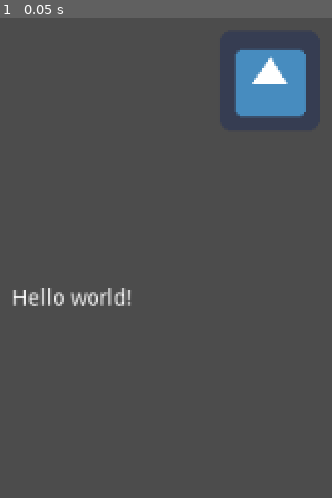
Above: before the commit, frame 1.
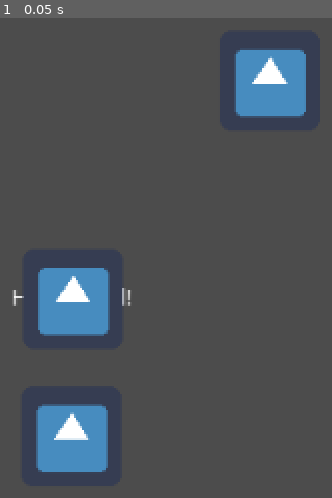
Above: after the commit, the same moment.

Repository: studio-hungus/habitile
Game: Godot game, scene res://PlaceholderScene.tscn
Same seed, same stepped clock (60 frames per second), same inputs: the game is played once before the commit and once after it. The engine's default icon, where the game draws it, is replaced by a stand-in: a white triangle on a blue panel in a dark square.
Inputs:
- Up to frame 1 (0.05 s): no input

The runs differ from the first frame. In frame 1, 6.3% of the frame differs, in the area x 6-38%, y 52-95%.

Commit message:
Add snap to board

Diff:
--- /dev/null
+++ b/project/Board/Board.gd
@@ -0,0 +1,7 @@
+extends Node2D
+
+export var width := 1
+export var height := 1
+
+func _ready():
+	pass
--- /dev/null
+++ b/project/Board/Board.tscn
@@ -0,0 +1,12 @@
+[gd_scene load_steps=3 format=2]
+
+[ext_resource path="res://Board/Board.gd" type="Script" id=1]
+[ext_resource path="res://Board/EmptySpace/EmptySpace.tscn" type="PackedScene" id=2]
+
+[node name="Board" type="Node2D"]
+script = ExtResource( 1 )
+
+[node name="EmptySpace" parent="." instance=ExtResource( 2 )]
+
+[node name="EmptySpace2" parent="." instance=ExtResource( 2 )]
+position = Vector2( -1, 88 )
--- /dev/null
+++ b/project/Board/EmptySpace/EmptySpace.tscn
@@ -0,0 +1,14 @@
+[gd_scene load_steps=3 format=2]
+
+[ext_resource path="res://icon.png" type="Texture" id=1]
+
+[sub_resource type="RectangleShape2D" id=1]
+extents = Vector2( 32, 32 )
+
+[node name="EmptySpace" type="Area2D" groups=["EmptySpace"]]
+
+[node name="CollisionShape2D" type="CollisionShape2D" parent="."]
+shape = SubResource( 1 )
+
+[node name="Sprite" type="Sprite" parent="."]
+texture = ExtResource( 1 )
--- a/project/PlaceholderScene.tscn
+++ b/project/PlaceholderScene.tscn
@@ -1,6 +1,7 @@
-[gd_scene load_steps=2 format=2]
+[gd_scene load_steps=3 format=2]
 
 [ext_resource path="res://Tile/Tile.tscn" type="PackedScene" id=1]
+[ext_resource path="res://Board/Board.tscn" type="PackedScene" id=2]
 
 [node name="PlaceholderScene" type="Node2D"]
 position = Vector2( 382, 402 )
@@ -18,3 +19,5 @@
 
 [node name="Tile" parent="." instance=ExtResource( 1 )]
 position = Vector2( 126, -140 )
+
+[node name="Board" parent="." instance=ExtResource( 2 )]
--- a/project/Tile/Tile.gd
+++ b/project/Tile/Tile.gd
@@ -1,15 +1,34 @@
 extends Node2D
+
+onready var area := find_node("Area2D")
 
 var _held := false
 
+
 func _on_Area2D_input_event(_viewport, event, _shape_idx):
-	if event is InputEventMouseButton and event.is_pressed():
-		_held = true
+	if event is InputEventMouseButton:
+		_held = event.is_pressed()
 		print("Hello or something")
-	if event is InputEventMouseButton and not event.is_pressed():
-		_held = false
-		print("I am unpressed")
+		if not event.is_pressed():
+			_drop()
+
 
 func _input(event):
 	if _held and event is InputEventMouseMotion:
 		global_position = get_global_mouse_position()
+
+func _drop():
+	var emptySpace : Area2D
+	var distance := -1.0
+
+	if area.get_overlapping_areas().empty():
+		return
+
+	for overlap in area.get_overlapping_areas():
+		if overlap.is_in_group("EmptySpace"):
+			var current_distance = overlap.global_position.distance_to(global_position)
+			if distance < 0 or distance > current_distance:
+				emptySpace = overlap
+				distance = current_distance
+				emptySpace = overlap
+	global_position = emptySpace.global_position
